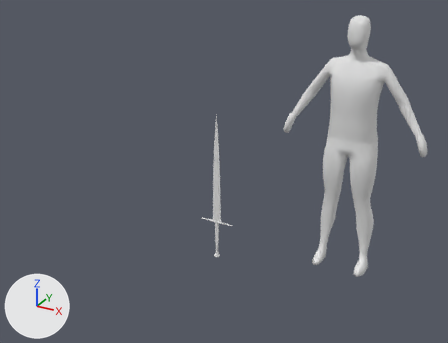
The Blender file Awful Summer Jam 19/Assets/Blend Files/Character.blend as it was, and as the next commit left it.
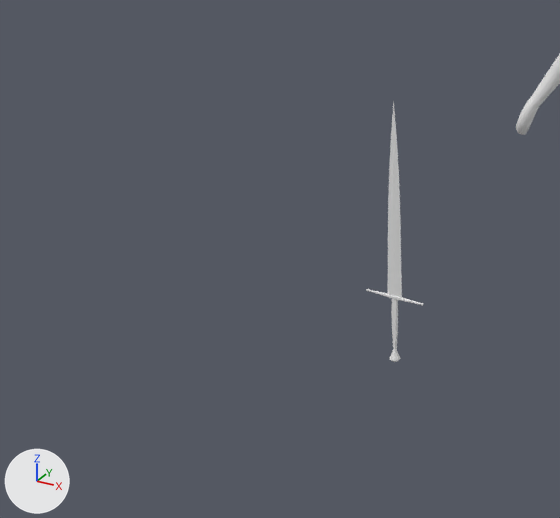
Old and new are each drawn whole from a camera (50 mm lens) standing at (1.09, -3.69, 2.35) and looking at (-0.71, -0.42, 0.71) and again close up on the part from 0% to 69% of the width and 17% to 100% of the height. Every picture has the same lights, and +X, +Y and +Z are marked at lower left.
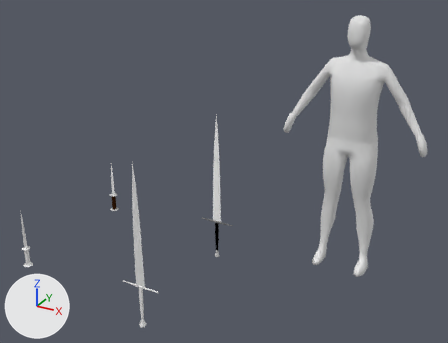
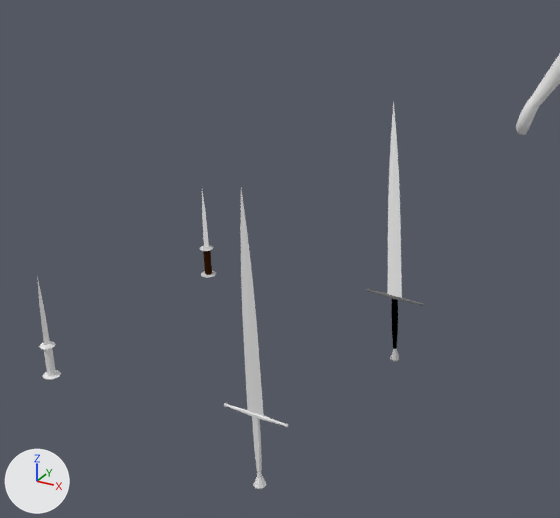
Pixel boxes [x1, y1, x2, y2] of what changed, in the close-ups (560 x 518 px):
```json
{"object": "Cube.008", "change": "added", "after": [224, 190, 288, 490]}
{"object": "Cube.007", "change": "added", "after": [37, 276, 61, 380]}
{"object": "Cube.006", "change": "added", "after": [200, 191, 216, 278], "faces in mat_blade (white #ffffff)": [202, 191, 209, 247], "faces in mat_wood (brown #361c09)": [203, 251, 212, 275]}
{"part": 1, "of": "me_cube_001", "change": "recoloured", "before": [387, 101, 402, 298], "after": [387, 101, 402, 298]}
{"part": 2, "of": "me_cube_001", "change": "recoloured", "before": [367, 289, 423, 306], "after": [367, 289, 423, 306], "on screen": "white to grey"}
{"part": 3, "of": "me_cube_001", "change": "recoloured", "before": [391, 299, 398, 349], "after": [391, 299, 398, 349], "on screen": "grey to black"}
```

The change, as JSON lines over the scene's bpy script:
```json
{"op": "add", "block": "mat_blade", "code": ["mat_blade = diffuse_material('Blade')", "mat_blade.base_color = (1.0, 1.0, 1.0)  # white #ffffff"]}
{"op": "add", "block": "mat_handle", "code": ["mat_handle = diffuse_material('Handle')", "mat_handle.base_color = (0.0, 0.0, 0.0)  # black #000000"]}
{"op": "add", "block": "mat_pommel", "code": ["mat_pommel = diffuse_material('Pommel')", "mat_pommel.base_color = (0.581, 0.581, 0.581)  # light grey #c9c9c9"]}
{"op": "add", "block": "mat_crossguard", "code": ["mat_crossguard = diffuse_material('Crossguard')", "mat_crossguard.base_color = (0.184, 0.184, 0.184)  # grey #777777"]}
{"op": "add", "block": "mat_wood", "code": ["mat_wood = diffuse_material('Wood')", "mat_wood.base_color = (0.0374, 0.0113, 0.00268)  # brown #361c09"]}
{"block": "me_cube_001", "where": "# used by ob_cube_005; location = (-1.0, 0.0, 0.0)"}
{"op": "remove", "block": "me_cube_001", "code": "me_cube_001.from_pydata(...)  # 208 vertices, 216 faces; spans x -0.137..0.137, y -0.022..0.022, z -0.249..0.946"}
{"op": "add", "block": "me_cube_001", "code": "me_cube_001.from_pydata(...)  # 208 vertices, 216 faces; spans x -0.137..0.137, y -0.02..0.02, z -0.249..0.946"}
{"block": "me_cube_001", "change": "me_cube_001 part 1: 22 of the faces centred in x -0.017..0.017, y -0.001..0.001, z 0.074..0.839 switch from no material to mat_blade (white #ffffff)"}
{"block": "me_cube_001", "change": "me_cube_001 part 2: 112 of the faces centred in x -0.137..0.137, y -0.008..0.008, z 0.062..0.075 switch from no material to mat_crossguard (grey #777777)"}
{"block": "me_cube_001", "change": "me_cube_001 part 3: 34 of the faces centred in x -0.013..0.013, y -0.007..0.007, z -0.182..0.062 switch from no material to mat_handle (black #000000)"}
{"op": "add", "block": "me_cube_001", "code": "me_cube_001.materials.append(mat_pommel)  # light grey #c9c9c9"}
{"op": "add", "block": "me_cube_002", "code": ["me_cube_002 = bpy.data.meshes.new('Cube.002')", "me_cube_002.from_pydata(...)  # 73 vertices, 137 faces; spans x -0.036..0.036, y -0.036..0.036, z -0.073..0.378", "me_cube_002.polygons.foreach_set('use_smooth', [True] * 137)", "# faces by material slot: [112, 16, 9]", "me_cube_002.materials.append(mat_pommel)  # light grey #c9c9c9", "me_cube_002.materials.append(mat_wood)  # brown #361c09", "me_cube_002.materials.append(mat_blade)  # white #ffffff"]}
{"op": "add", "block": "me_cube_003", "code": ["me_cube_003 = bpy.data.meshes.new('Cube.003')", "me_cube_003.from_pydata(...)  # 57 vertices, 64 faces; spans x -0.036..0.036, y -0.036..0.036, z -0.073..0.378"]}
{"op": "add", "block": "me_cube_004", "code": ["me_cube_004 = bpy.data.meshes.new('Cube.004')", "me_cube_004.from_pydata(...)  # 208 vertices, 216 faces; spans x -0.137..0.137, y -0.022..0.022, z -0.249..0.946"]}
{"op": "add", "block": "ob_cube_006", "code": ["ob_cube_006 = bpy.data.objects.new('Cube.006', me_cube_002)", "ob_cube_006.location = (-2.0, 0.0, 0.0)"]}
{"op": "add", "block": "ob_cube_007", "code": ["ob_cube_007 = bpy.data.objects.new('Cube.007', me_cube_003)", "ob_cube_007.location = (-2.0, -1.0, 0.0)"]}
{"op": "add", "block": "ob_cube_008", "code": ["ob_cube_008 = bpy.data.objects.new('Cube.008', me_cube_004)", "ob_cube_008.location = (-1.0, -1.0, 0.0)"]}
```
